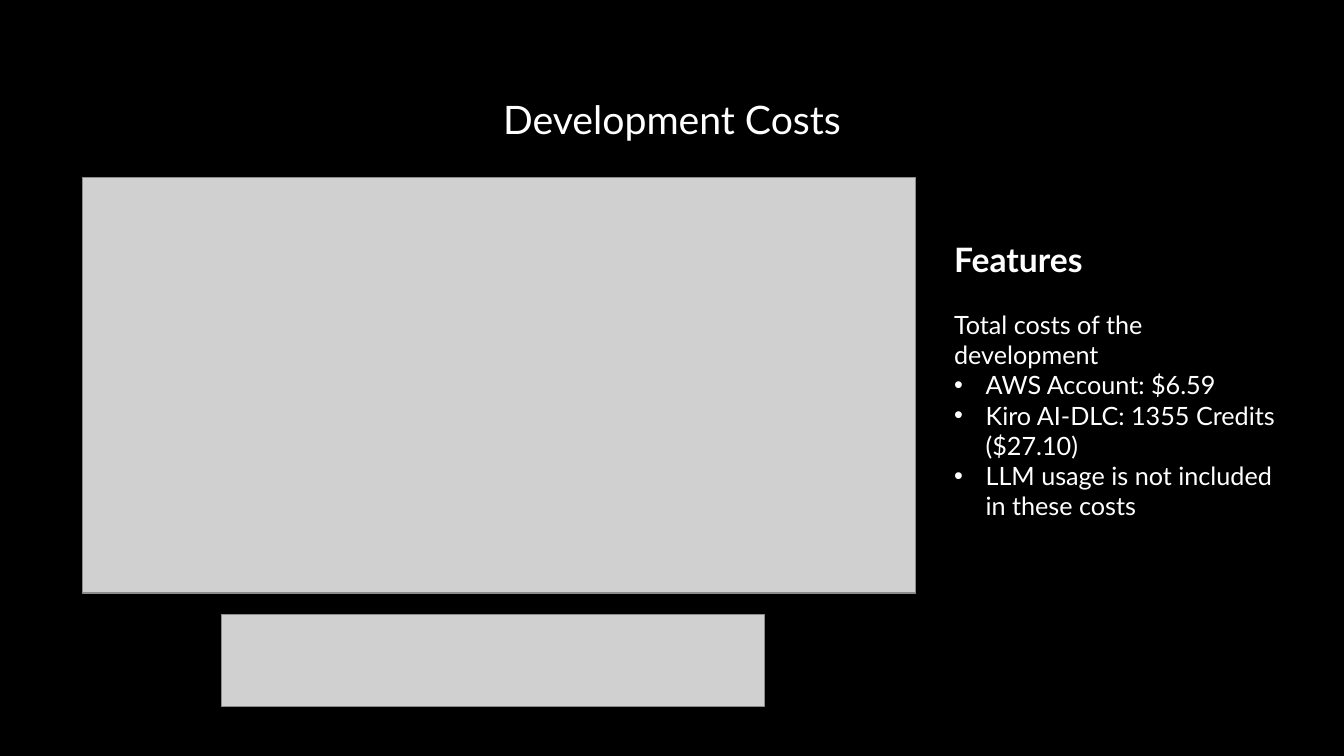
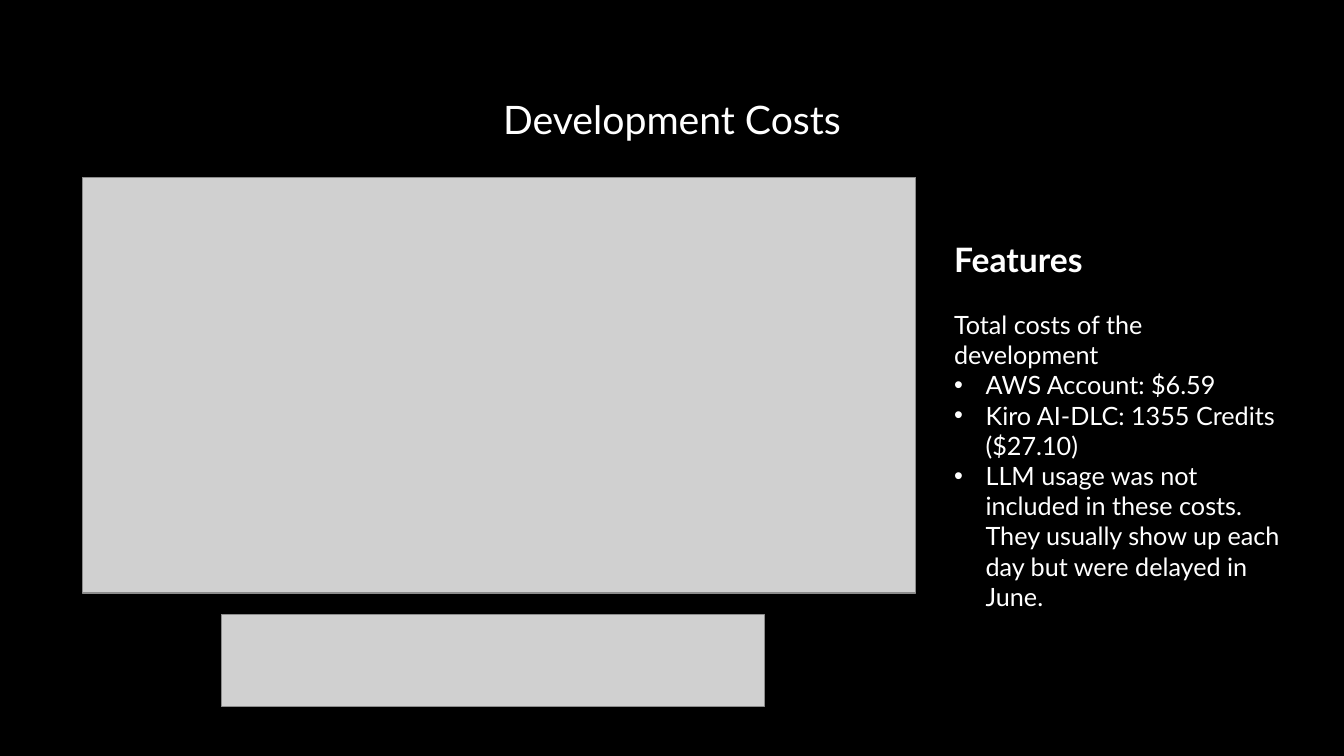
Before and after one commit to michaelgeiser/kiro-agentcore-app, a slide deck: slide 17 of documentation/AI Presentation Coach.pptx. Drawn at 1344x756 pixels with LibreOffice and Linux fonts; fonts in the diff are those of the drawing; grey boxes stand for pictures. Boxes give left, top, right and bottom in pixels: in the first picture for what was removed or moved away, otherwise in the second. Text is boxed around its words. In the diff, an @@ line names an element or a change of style, - is before the commit and + after.

```diff
--- a/documentation/AI Presentation Coach.pptx
+++ b/documentation/AI Presentation Coach.pptx
@@ text at box(986, 467, 1280, 607): text changed @@
-• LLM usage is not included in these costs
+• LLM usage was not included in these costs. They usually show up each day but were delayed in June.
```
Also in this commit, not shown: 4 other slides changed, 3 other files.
